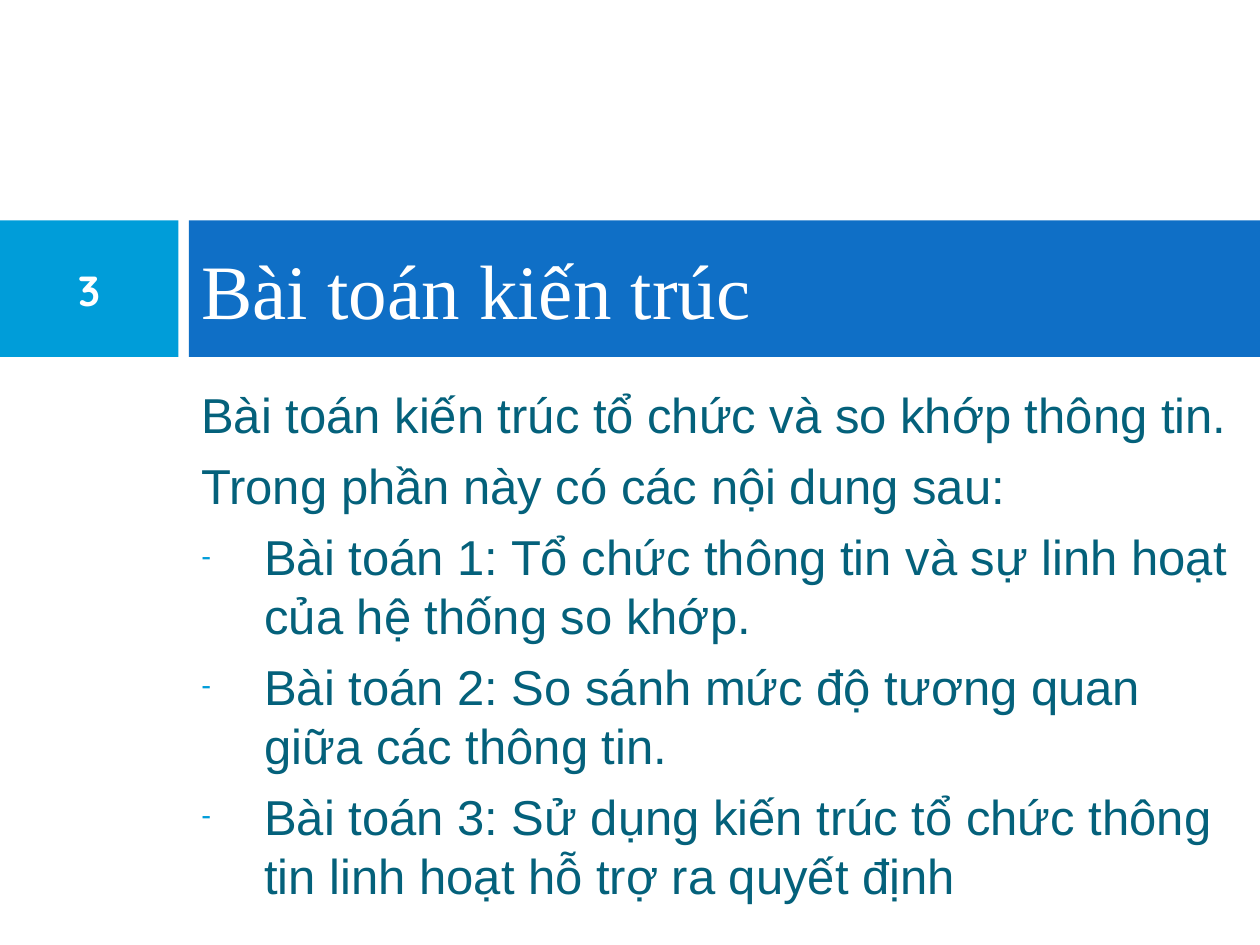
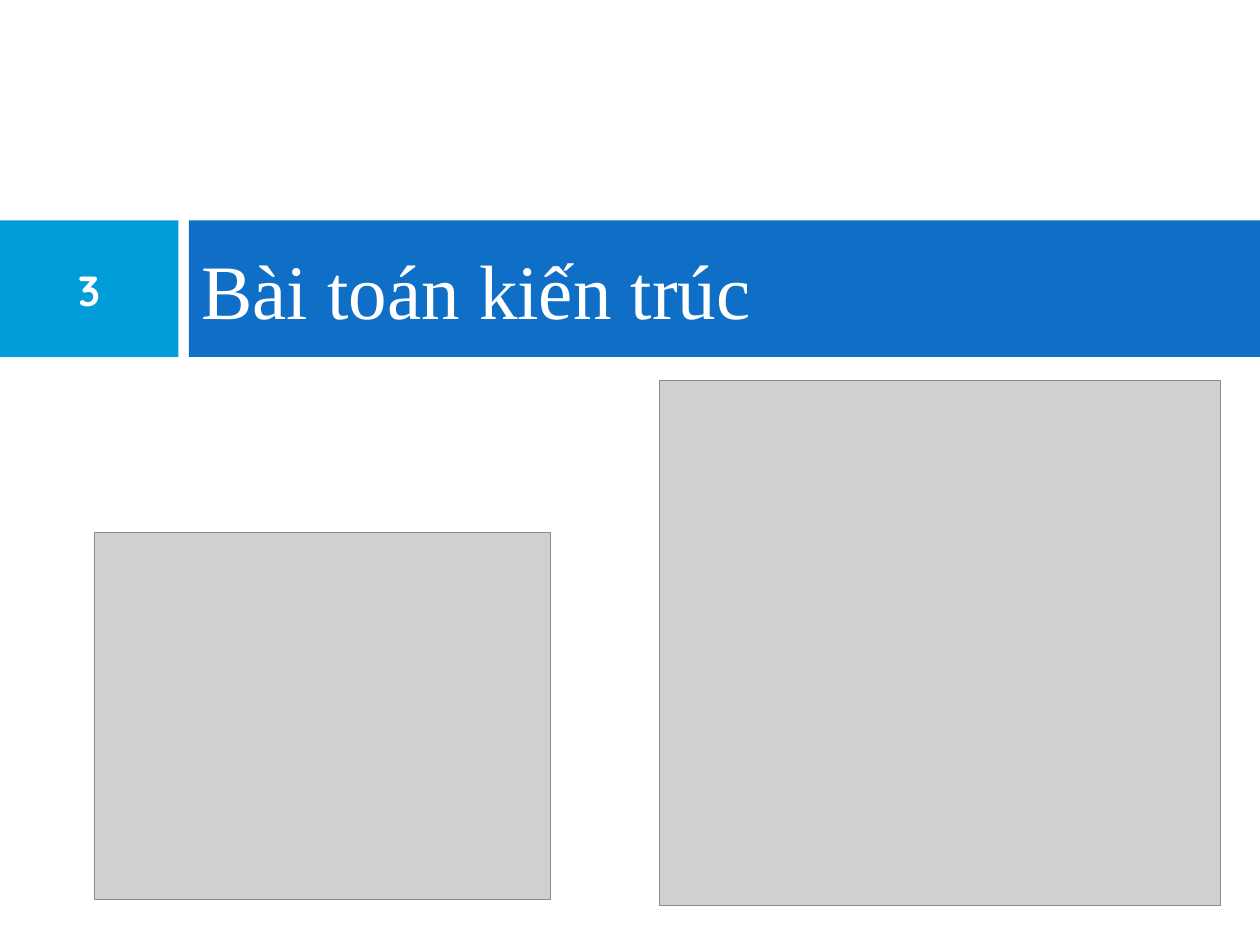
Before and after one commit to khanhduy94/jobzoom, a slide deck: slide 3 of Documents/JobZoom Presentation.pptx. Drawn at 1260x945 pixels with LibreOffice and Linux fonts; fonts in the diff are those of the drawing; grey boxes stand for pictures. Boxes give left, top, right and bottom in pixels: in the first picture for what was removed or moved away, otherwise in the second. Text is boxed around its words. In the diff, an @@ line names an element or a change of style, - is before the commit and + after.

```diff
--- a/Documents/JobZoom Presentation.pptx
+++ b/Documents/JobZoom Presentation.pptx
@@ picture added at [660,381,1221,905] @@
@@ text removed at [201,394,1226,904] @@
-Bài toán kiến trúc tổ chức và so khớp thông tin.
-Trong phần này có các nội dung sau:
-– Bài toán 1: Tổ chức thông tin và sự linh hoạt của hệ thống so khớp.
-– Bài toán 2: So sánh mức độ tương quan giữa các thông tin.
-– Bài toán 3: Sử dụng kiến trúc tổ chức thông tin linh hoạt hỗ trợ ra quyết định
@@ picture added at [94,533,551,900] @@
```
Also in this commit, not shown: 11 other slides changed, 3 slides added.
